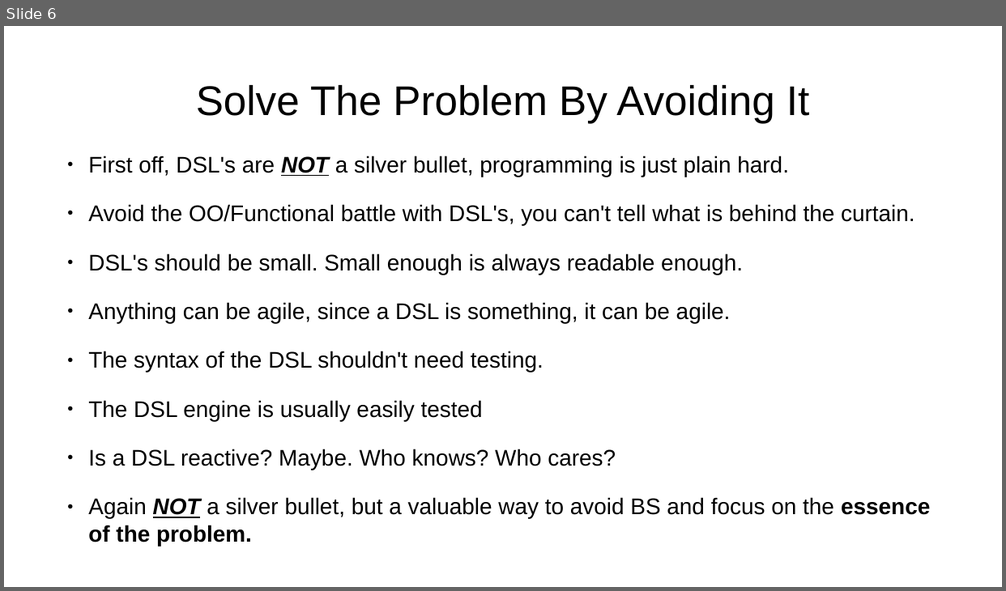
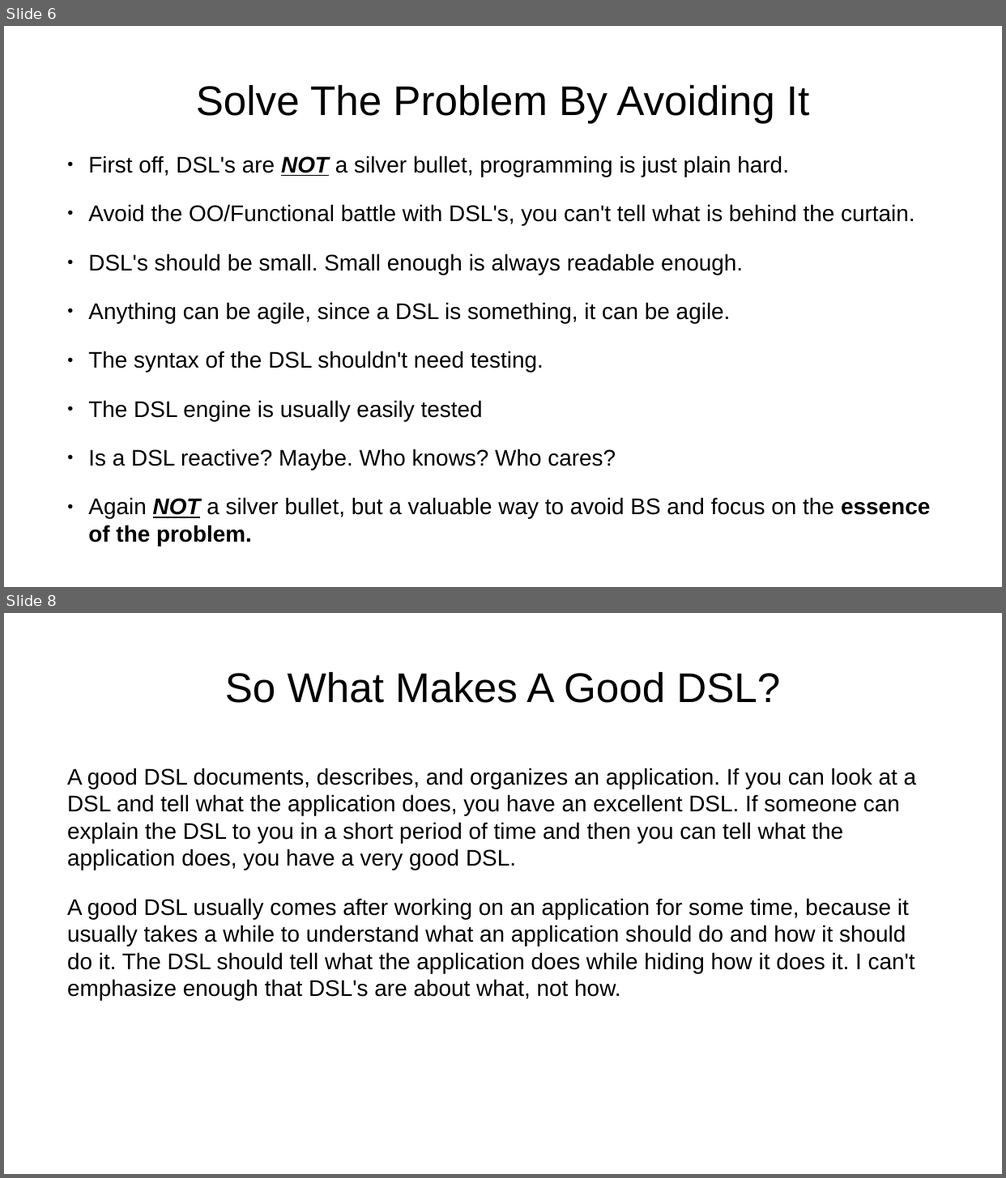
Before and after one commit to dwclark/modern-dsls, a slide deck: presentation.odp. Shown one above the other, each under a label of ours: slide 6 before the commit, slides 6 and 8 after it; the slides between them are not shown. The pictures are 1006x591 and 1006x1178 pixels, drawn with LibreOffice and Linux fonts; fonts in the diff are those of the drawing. Boxes give left, top, right and bottom in pixels: in the first picture for what was removed or moved away, otherwise in the second. Text is boxed around its words. In the diff, an @@ line names an element or a change of style, - is before the commit and + after.

```diff
--- a/presentation.odp
+++ b/presentation.odp
@@ slide 8 added at (4,613,1002,1174), background #FFFFFF @@
@@ title added at (225,672,780,703), 33 pt, text #000000 @@
+So What Makes A Good DSL?
@@ text added at (67,768,917,1000), 18 pt, text #000000 @@
+A good DSL documents, describes, and organizes an application. If you can look at a DSL and tell what the application does, you have an excellent DSL. If someone can explain the DSL to you in a short period of time and then you can tell what the application does, you have a very good DSL.
+A good DSL usually comes after working on an application for some time, because it usually takes a while to understand what an application should do and how it should do it. The DSL should tell what the application does while hiding how it does it. I can't emphasize enough that DSL's are about what, not how.
```
Also in this commit, not shown: 3 slides changed, 8 other slides added, 1 other file.
